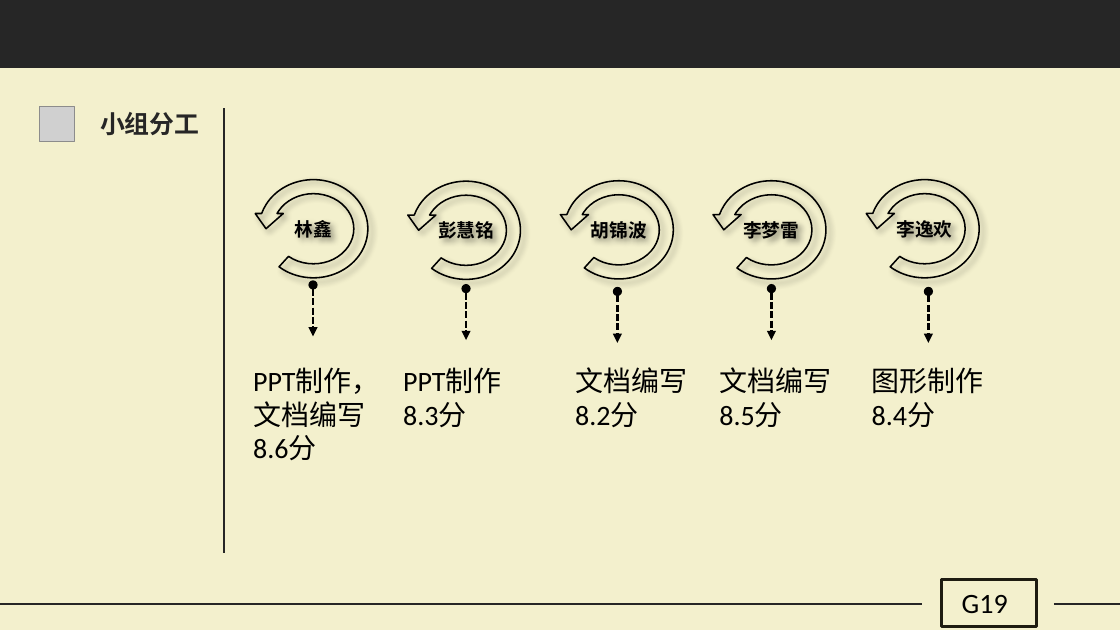
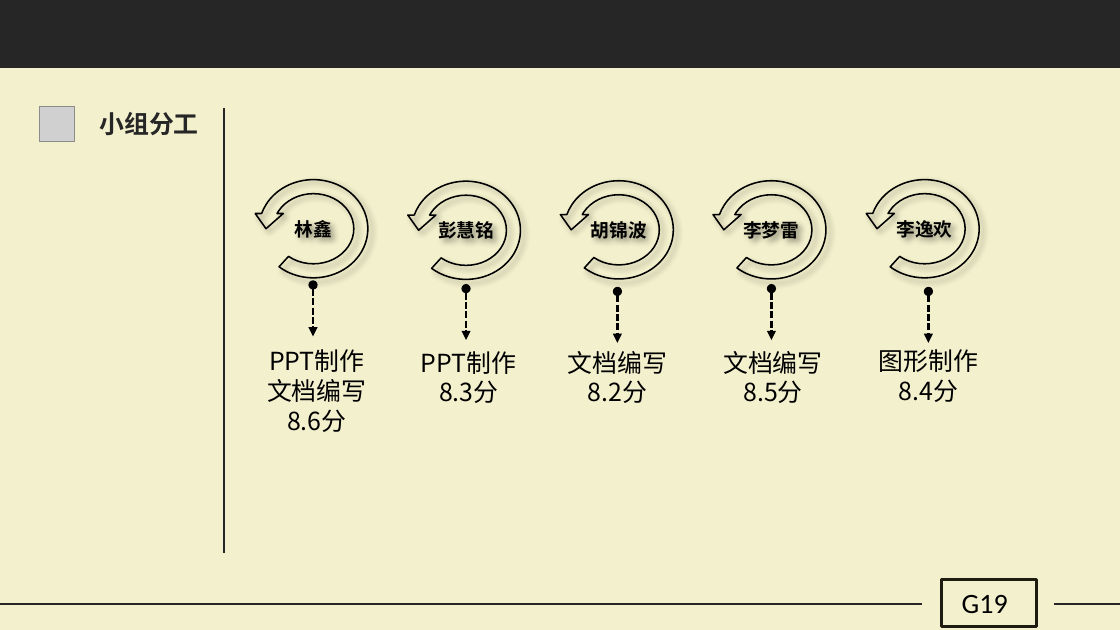
Before and after one commit to G19-Fish/PRD2018-G19, a slide deck: slide 42 of PRD2018-G19-需求项目计划PPT.pptx (slide 37 before the commit). Drawn at 1120x630 pixels with LibreOffice and Linux fonts; fonts in the diff are those of the drawing; grey boxes stand for pictures. Boxes give left, top, right and bottom in pixels: in the first picture for what was removed or moved away, otherwise in the second. Text is boxed around its words. In the diff, an @@ line names an element or a change of style, - is before the commit and + after.

```diff
--- a/PRD2018-G19-需求项目计划PPT.pptx
+++ b/PRD2018-G19-需求项目计划PPT.pptx
@@ text at [267,349,366,432]: text changed; size 18 to 16 pt; font Calibri to Noto Sans CJK SC @@
-PPT制作，文档编写8.6分
+PPT制作
+文档编写8.6分
@@ text "PPT制作": place and size @@
-text "PPT制作" at [403,368,501,427]
+text "PPT制作" at [421,351,516,403]
@@ size 18 to 16 pt, font Calibri to Noto Sans CJK SC; alignment left to centre in 4 elements at [723,351,822,403], [879,349,978,402], [421,351,516,403], [568,351,667,403] @@
@@ text "文档编写": place and size @@
-text "文档编写" at [575,367,687,427]
+text "文档编写" at [568,351,667,403]
@@ text "文档编写": place and size @@
-text "文档编写" at [719,367,831,427]
+text "文档编写" at [723,351,822,403]
@@ text "图形制作": place and size @@
-text "图形制作" at [872,367,984,427]
+text "图形制作" at [879,349,978,402]
```
Also in this commit, not shown: 32 other slides changed, 6 slides added, 1 slide removed.
